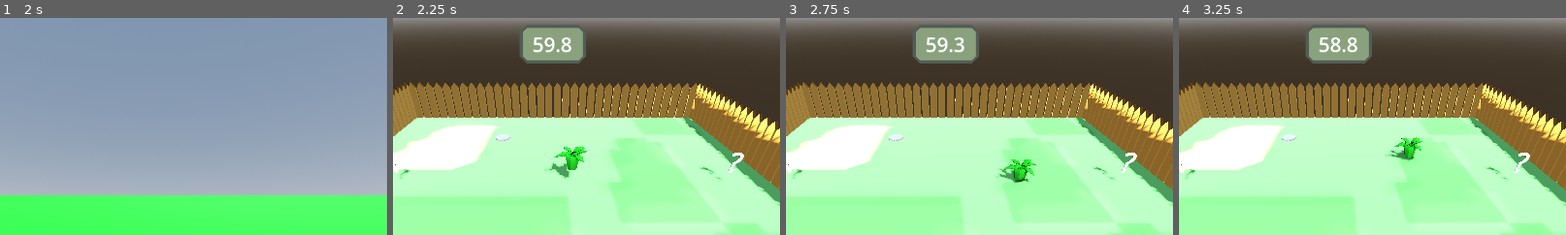
Above: before the commit, frames 1-4 (left to right).
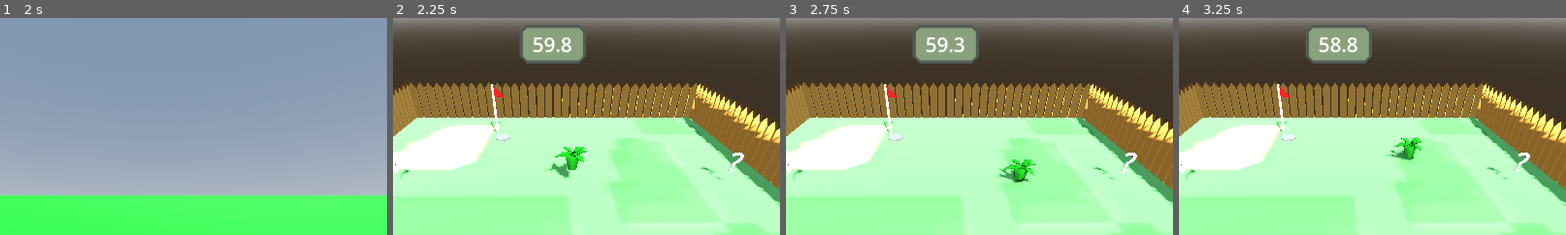
Above: after the commit, the same moments.

Repository: ronincampbell/GDS2Project
Game: Godot game, scene res://maps/lobby.tscn
The game is run twice, just before and just after one commit, with the same random seed, the same clock (stepped at 60 frames per second) and the same inputs. The engine's default icon, where the game draws it, is replaced by a stand-in: a white triangle on a blue panel in a dark square.
Inputs (mouse positions are % of the whole screen's width and height, from its top left):
- Up to frame 1 (2 s): tap Enter (KeyboardJoin) at 0.5, 1.35 s; move the mouse to (72, 45) at 0.52 s; hold D (PlayerRight) 0.53-1.28 s; tap F (CastSpell) at 0.6 s; click (72, 45) at 0.67 s; move the mouse to (30, 55) at 1.27 s; hold S (PlayerDown) from 1.28 s (still down)
- Up to frame 2 (2.25 s): tap Space at 2 s; move the mouse to (60, 28) at 2.02 s; release S (PlayerDown) at 2.03 s; hold D (PlayerRight) from 2.03 s (still down); hold E (PlayerInteract) from 2.03 s (still down)
- Up to frame 3 (2.75 s): keep holding D (PlayerRight); keep holding E (PlayerInteract)
- Up to frame 4 (3.25 s): move the mouse to (45, 70) at 2.77 s; release D (PlayerRight) at 2.78 s; release E (PlayerInteract) at 2.78 s; hold W (PlayerUp) from 2.78 s (still down); tap F (CastSpell) at 2.85 s; click (45, 70) at 2.92 s
The pictures show only the part of the screen within x 29-79%, y 0-50%; the shares and areas given below are measured in that part.

Frame 1 is identical in both runs. In frame 2, 0.3% of the frame differs, in the area x 25-29%, y 30-55%; in frame 3, 0.3%; in frame 4, 0.3%.

Commit message:
Flagpole

Diff:
--- a/maps/test_map.tscn
+++ b/maps/test_map.tscn
@@ -36,6 +36,20 @@
 [sub_resource type="CylinderShape3D" id="CylinderShape3D_b71ab"]
 height = 0.1
 radius = 0.15
+
+[sub_resource type="CylinderMesh" id="CylinderMesh_svl6s"]
+top_radius = 0.025
+bottom_radius = 0.025
+height = 1.0
+
+[sub_resource type="StandardMaterial3D" id="StandardMaterial3D_fpxlb"]
+
+[sub_resource type="PrismMesh" id="PrismMesh_u8v7t"]
+left_to_right = 0.0
+size = Vector3(0.2, 0.2, 0.025)
+
+[sub_resource type="StandardMaterial3D" id="StandardMaterial3D_8pc84"]
+albedo_color = Color(1, 0, 0, 1)
 
 [node name="TestMap" type="Node3D"]
 script = ExtResource("1_cabd0")
@@ -88,6 +102,16 @@
 [node name="CollisionShape3D" type="CollisionShape3D" parent="GolfHole/Area3D"]
 shape = SubResource("CylinderShape3D_b71ab")
 
+[node name="Flagpole" type="MeshInstance3D" parent="GolfHole"]
+transform = Transform3D(1, 0, 0, 0, 1, 0, 0, 0, 1, -0.111, 0.5, -0.111)
+mesh = SubResource("CylinderMesh_svl6s")
+surface_material_override/0 = SubResource("StandardMaterial3D_fpxlb")
+
+[node name="Flag" type="MeshInstance3D" parent="GolfHole"]
+transform = Transform3D(1, 0, 0, 0, 1, 0, 0, 0, 1, 0, 0.884637, -0.111014)
+mesh = SubResource("PrismMesh_u8v7t")
+surface_material_override/0 = SubResource("StandardMaterial3D_8pc84")
+
 [node name="PlayerSpawnMarker" parent="." instance=ExtResource("5_pbr4s")]
 transform = Transform3D(1, 0, 0, 0, 1, 0, 0, 0, 1, 1.29332, 0, 6.66432)
 
Not shown: 1 places in maps/test_map.tscn that only renumber resources
